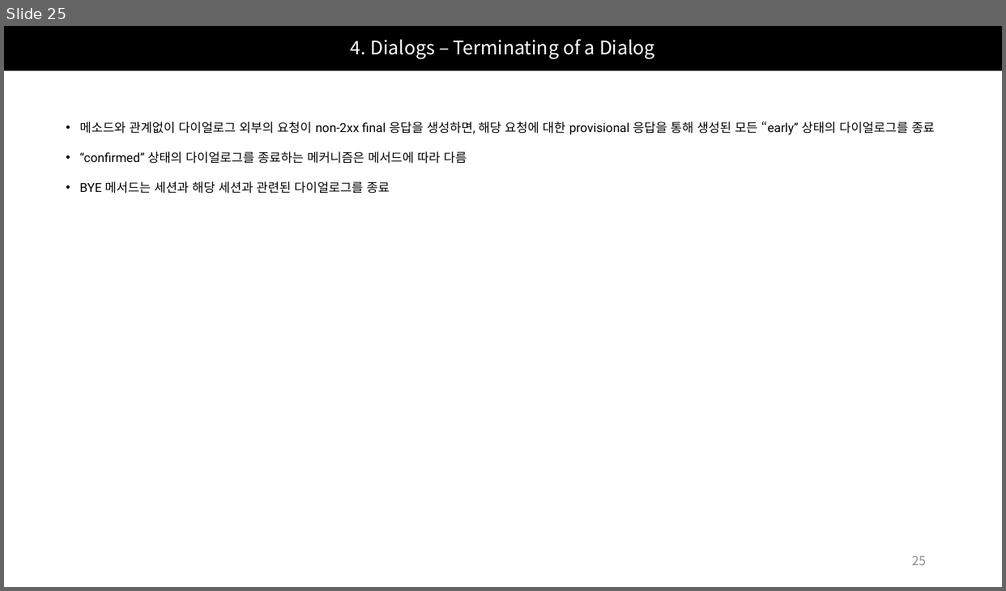
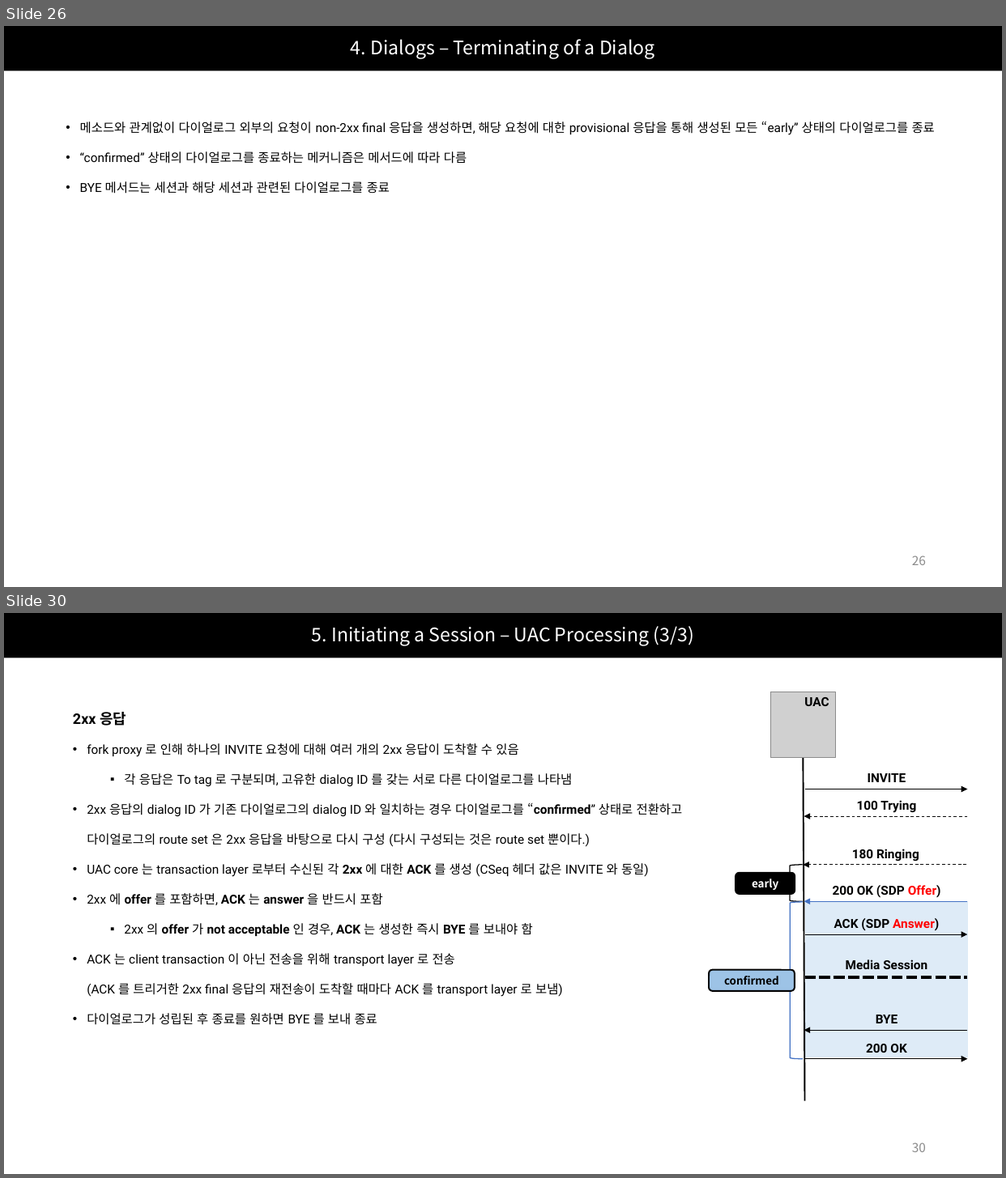
Before and after one commit to Epsilonely/SIP-Survey, a slide deck: 세미나 2차.pptx. Shown one above the other, each under a label of ours: slide 25 before the commit, slides 26 and 30 after it; the slides between them are not shown. The pictures are 1006x591 and 1006x1178 pixels, drawn with LibreOffice and Linux fonts; fonts in the diff are those of the drawing; grey boxes stand for pictures. Boxes give left, top, right and bottom in pixels: in the first picture for what was removed or moved away, otherwise in the second. Text is boxed around its words. In the diff, an @@ line names an element or a change of style, - is before the commit and + after.

```diff
--- a/세미나 2차.pptx
+++ b/세미나 2차.pptx
@@ slide 30 added at (x1=4, y1=613, x2=1002, y2=1174), background #FFFFFF @@
@@ title added at (x1=4, y1=613, x2=1002, y2=658), fill #000000, 18 pt, text #FFFFFF @@
+5. Initiating a Session – UAC Processing (3/3)
@@ text added at (x1=73, y1=712, x2=683, y2=1025), 12 pt, text #000000 @@
+2xx 응답
+• fork proxy 로 인해 하나의 INVITE 요청에 대해 여러 개의 2xx 응답이 도착할 수 있음
+  ▪ 각 응답은 To tag 로 구분되며, 고유한 dialog ID 를 갖는 서로 다른 다이얼로그를 나타냄
+• 2xx 응답의 dialog ID 가 기존 다이얼로그의 dialog ID 와 일치하는 경우 다이얼로그를 “confirmed” 상태로 전환하고
+  다이얼로그의 route set 은 2xx 응답을 바탕으로 다시 구성 (다시 구성되는 것은 route set 뿐이다.)
+• UAC core 는 transaction layer 로부터 수신된 각 2xx 에 대한 ACK 를 생성 (CSeq 헤더 값은 INVITE 와 동일)
+• 2xx 에 offer 를 포함하면, ACK 는 answer 을 반드시 포함
+  ▪ 2xx 의 offer 가 not acceptable 인 경우, ACK 는 생성한 즉시 BYE 를 보내야 함
+• ACK 는 client transaction 이 아닌 전송을 위해 transport layer 로 전송
+  (ACK 를 트리거한 2xx final 응답의 재전송이 도착할 때마다 ACK 를 transport layer 로 보냄)
+• 다이얼로그가 성립된 후 종료를 원하면 BYE 를 보내 종료
@@ group added at (x1=710, y1=692, x2=968, y2=1101): 9 texts, 7 arrows, 2 lines, 2 left brackets, 2 rounded rectangles, 1 rectangle, 1 picture @@
+INVITE
+100 Trying
+180 Ringing
+200 OK (SDP Offer)
+ACK (SDP Answer)
+early
+confirmed
+UAC
+BYE
+200 OK
+Media Session
@@ page number added at (x1=912, y1=1143, x2=926, y2=1152), 12 pt, text #8C8C8C @@
+30
@@ what was slide 25 is now slide 26 @@
@@ page number at (x1=912, y1=556, x2=926, y2=565): text changed @@
-25
+26
```
Also in this commit, not shown: 7 slides changed, 10 other slides added.
